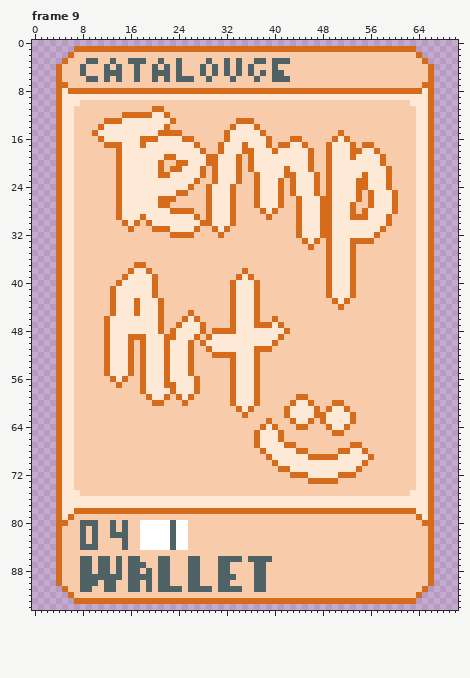
Pixel-art file -- art/DuckItems.aseprite. Above is the file before it was changed.
71x95 pixels, 19 frames. Shown: frame 9. The commit also changed other frames, which this record leaves out.
New version:
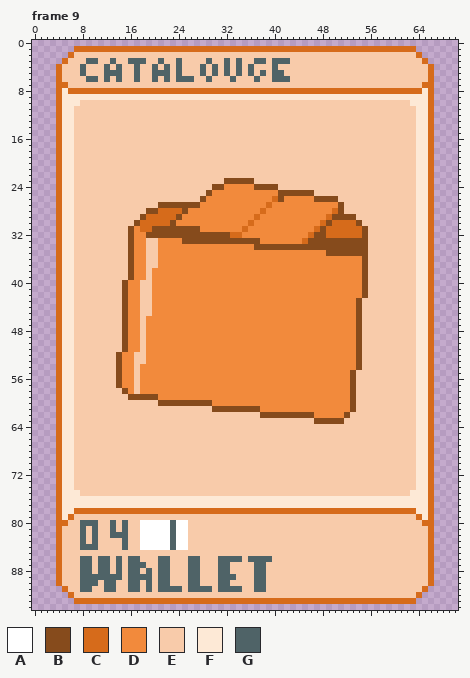
Palette (. is transparent): A #ffffff  B #864b1c  C #d66b1b  D #f28a3c  E #f8cbaa  F #fde9d6  G #4f6367
The exact change:
Changed rows in their new state; - is an unchanged pixel.
Frame 9, layer "Art":
first column x 10:
11 ----------EE---------------------------------------
12 -----EEEEEEEE--------------------------------------
13 --EEEEEEEEEEEE----------EEE------------------------
14 -EEEEEEEEEEEE----------EEEEE-----------------------
15 EEEEEEEEEEEEEEE-------EEEEEEE------------E---------
16 -EEEEEEEEEEEEEEEE-----EEEEEEEE---EE-----EEE--------
17 --EEEEEEEEEEEEEEEE---EEEEEEEEE-EEEEE---EEEEE-EE----
18 ----EEEEEEEEEEEEEEE--EEEEEEEEEEEEEEEE--EEEEEEEEE---
19 ----EEEEEEEEEEEEEEEEEEEEE-EEEEEEEEEEE--EEEEEEEEEE--
20 ----EEEEEEEE--EEEEEEEEEEE-EEEEEEEEEEE--EEEEEEEEEE--
21 ----EEEEEEEE-EEEEEE-EEEEE-EEEEEEEEEEE--EEEEEEEEEEE-
22 ----EEEEEEEEEEEEEEE-EEEEE--EEEEEEEEEEE-EEEEEEEEEEE-
23 ----EEEEEEEEEEEEEE--EEBBBBBEEEEE-EEEEE-EEEEEEEEEEE-
24 ----EEEEEEEEEEEEE--EBBDDDDDBBBBE-EEEEE-EEEEEEEEEEE-
25 ----EEEEEEEEEEEE---BDDDDDDDDDDDBBBBBBE-EEEEEE-EEEEE
26 ----EEEEEEEEEE----BDDDDDDDDDDDCBDDDDDBBBBEEEE-EEEEE
27 ----EEEEEEEBBBBBBBDDDDDDDDDDDCDDDDDDDDDDDBEE--EEEEE
28 ----EEEEEBBCC--BDDDDDDDDDDDD-DDDDDDDDDDDCBEE-EEEEEE
29 ----EEEEBCCCCCBDDDDDDDDDDDDCDDDDDDDDDDD-BBBBEEEEEE-
30 -----EEBC-CCCBDDDDDDDDDDDDCDDDDDDDDDDD-BCCCCBEEEEE-
31 ------BDCCBBBBBBBBDDDDDDDCDDDDDDDDDDDCB-CCCCCBEEE--
32 ------BDDBBBBBBBBBBBBBBCCDDDDDDDDDDDCBB-CCCCCBEE---
33 ------BDD--DDDDBBBBBBBBBBBBBDDDDDDD-BBBBBBBBBBE----
34 ------BDD--DDDDDDDDDDDDDDDDBBBBBBBBBBBBBBBBBBB-----
35 ------BDD--DDDDDDDDDDDDDDDDDDDDDDDDDDDDBBBBBBB-----
36 ------BDD--DDDDDDDDDDDDDDDDDDDDDDDDDDDDDDDDDDB-----
37 ------BDD--DDDDDDDDDDDDDDDDDDDDDDDDDDDDDDDDDDB-----
38 ------BDDEDDDDDDDDDDDDDDDDDDDDDDDDDDDDDDDDDDDB-----
39 -----EBDDEDDDDDDDDDDDDDDDDDDDDDDDDDDDDDDDDDDDB-----
40 ----EBDDEEDDDDDDDDDDDDDDDDDDDDDDDDDDDDDDDDDDDB-----
41 ---EEBDDEEDDDDDDDDDDDDDDDDDDDDDDDDDDDDDDDDDDDB-----
42 ---EEBDDEEDDDDDDDDDDDDDDDDDDDDDDDDDDDDDDDDDDDB-----
43 ---EEBDDEEDDDDDDDDDDDDDDDDDDDDDDDDDDDDDDDDDDB------
44 ---EEBDDEEDDDDDDDDDDDDDDDDDDDDDDDDDDDDDDDDDDB------
45 ---EEBDDEEDDDDDDDDDDDDDDDDDDDDDDDDDDDDDDDDDDB------
46 --EEEBDDEDDDDDDDDDDDDDDDDDDDDDDDDDDDDDDDDDDDB------
47 --EEEBDDEDDDDDDDDDDDDDDDDDDDDDDDDDDDDDDDDDDDB------
48 --EEEBDDEDDDDDDDDDDDDDDDDDDDDDDDDDDDDDDDDDDDB------
49 --EEEBDDEDDDDDDDDDDDDDDDDDDDDDDDDDDDDDDDDDDDB------
50 --EEEBDDEDDDDDDDDDDDDDDDDDDDDDDDDDDDDDDDDDDDB------
51 --EEEBDDEDDDDDDDDDDDDDDDDDDDDDDDDDDDDDDDDDDDB------
52 --EEBDD-EDDDDDDDDDDDDDDDDDDDDDDDDDDDDDDDDDDDB------
53 --EEBDD-EDDDDDDDDDDDDDDDDDDDDDDDDDDDDDDDDDDDB------
54 --EEBDD-DDDDDDDDDDDDDDDDDDDDDDDDDDDDDDDDDDDDB------
55 --EEBDD-DDDDDDDDDDDDDDDDDDDDDDDDDDDDDDDDDDDB-------
56 ---EBDD-DDDDDDDDDDDDDDDDDDDDDDDDDDDDDDDDDDDB-------
57 ----BDD-DDDDDDDDDDDDDDDDDDDDDDDDDDDDDDDDDDDB-------
58 -----BD-DDDDDDDDDDDDDDDDDDDDDDDDDDDDDDDDDDDB-------
59 ------BBBBBDDDDDDDDDDDDDDDDDDDDDDDDDDDDDDDDB-------
60 ----------EBBBBBBBBBDDDDDDDDDDDDDDDDDDDDDDDB-------
61 --------------------BBBBBBBBDDDDDDDDDDDDDDDB-------
62 -------------------------E--BBBBBBBBBDDDDDBE-------
63 -----------------------------E---EEEEBBBBBEE-------
64 ----------------------------EEE---EE---EEEE--------
65 ---------------------------EEEEE--------EE---------
66 ---------------------------EEEEE-------------------
67 ---------------------------EEEEEEE---------EE------
68 ----------------------------EEEEEEEE-----EEEEE-----
69 -----------------------------EEEEEEEEEEEEEEEEEE----
70 ------------------------------EEEEEEEEEEEEEEEE-----
71 -------------------------------EEEEEEEEEEEEEE------
72 ---------------------------------EEEEEEEEEEE-------
73 ------------------------------------EEEEE----------
Pixel boxes of the changes (left, top, right, bottom) in both pictures:
changed: (92, 106, 398, 484)
